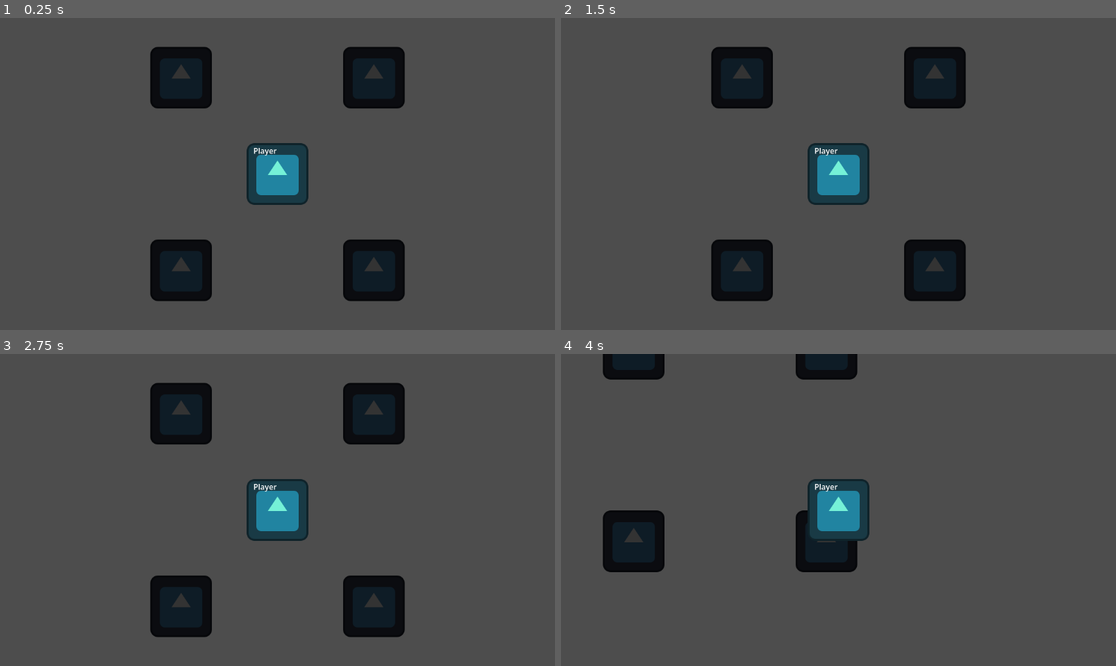
Above: before the commit, frames 1-4 (two rows, left to right).
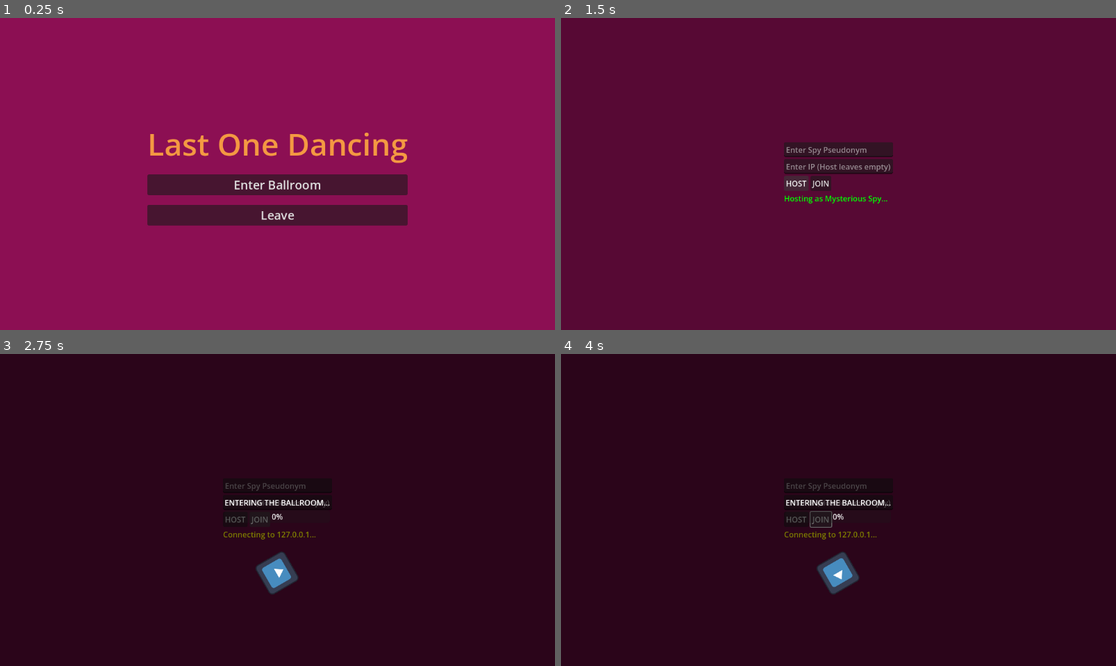
Above: after the commit, the same moments.

Repository: Tijana0/Last-One-Dancing
Game: Godot game, scene res://scenes/main_menu.tscn
The game is run twice, just before and just after one commit, with the same random seed, the same clock (stepped at 60 frames per second) and the same inputs. Before the commit the project starts from res://scenes/network_manager.tscn. The engine's default icon, where the game draws it, is replaced by a stand-in: a white triangle on a blue panel in a dark square.
Inputs (mouse positions are in pixels of both pictures, inside the frame that each line leads up to):
- Up to frame 1 (0.25 s): no input
- Up to frame 2 (1.5 s): click (838, 183) at 0.5 s, where only the run after the commit has a clickable "Enter Ballroom"; click (794, 183) at 1.25 s, where only the run after the commit has a clickable "HOST"
- Up to frame 3 (2.75 s): click (260, 519) at 2 s, where only the run after the commit has a clickable "JOIN"
- Up to frame 4 (4 s): hold Right (ui_right) 2.78-3.53 s; hold Down (ui_down) from 3.53 s (still down)

The runs differ from the first frame. In frame 1, 100% of the frame differs, in the area x 0-100%, y 0-100%; in frame 2, 100%; in frame 3, 100%; in frame 4, 100%.

Commit message:
Organized logic of going from main screen to gamescreen with moving players in 2 different instances

Diff:
--- a/project.godot
+++ b/project.godot
@@ -11,7 +11,7 @@
 [application]
 
 config/name="LastOneDancing"
-run/main_scene="uid://b4cws048csabv"
+run/main_scene="uid://vftrq2gfjw17"
 config/features=PackedStringArray("4.6", "Mobile")
 config/icon="res://icon.svg"
 
--- a/scenes/game_room.tscn
+++ b/scenes/game_room.tscn
@@ -1,7 +1,19 @@
 [gd_scene format=3 uid="uid://c8qj3k4l5m6n7"]
 
+[ext_resource type="Script" uid="uid://cnjiq2f0egggo" path="res://scripts/game_room.gd" id="1_2xdb1"]
 [ext_resource type="PackedScene" uid="uid://ddawre7n71bdm" path="res://scenes/game_manager.tscn" id="1_gm"]
 
-[node name="GameRoom" type="Node2D"]
+[node name="GameRoom" type="Node2D" unique_id=1720131160]
+script = ExtResource("1_2xdb1")
 
-[node name="GameManager" parent="." instance=ExtResource("1_gm")]
+[node name="ColorRect" type="ColorRect" parent="." unique_id=975775729]
+anchors_preset = 15
+anchor_right = 1.0
+anchor_bottom = 1.0
+grow_horizontal = 2
+grow_vertical = 2
+color = Color(0.34, 0.037400004, 0.20382991, 1)
+
+[node name="GameManager" parent="." unique_id=454037030 instance=ExtResource("1_gm")]
+
+[node name="Camera2D" type="Camera2D" parent="." unique_id=1796710325]
--- /dev/null
+++ b/scripts/game_room.gd
@@ -0,0 +1,16 @@
+extends Node2D
+
+var network_manager
+
+func _ready():
+	print("GameRoom scene loaded")
+
+	# Get NetworkManager
+	network_manager = get_node("/root/NetworkManager")
+
+	# Small delay to ensure scene is fully loaded
+	await get_tree().create_timer(0.1).timeout
+
+	# Spawn all connected players
+	print("Calling spawn_all_players...")
+	network_manager.spawn_all_players()
--- a/scripts/lobby_ui.gd
+++ b/scripts/lobby_ui.gd
@@ -11,53 +11,59 @@
 	# Connect UI button signals to logic
 	$CenterContainer/VBoxContainer/HBoxContainer/HostButton.pressed.connect(_on_host_pressed)
 	$CenterContainer/VBoxContainer/HBoxContainer/JoinButton.pressed.connect(_on_join_pressed)
-	#$VBoxContainer/BackButton.pressed.connect(_on_back_pressed)
 	start_button.pressed.connect(_on_start_pressed)
 
-	# Hide the loading screen when the lobby first opens
+	# Hide start button and loading panel initially
+	start_button.visible = false
 	loading_panel.visible = false
+
 	# Listen for signals from Godot's multiplayer system
 	multiplayer.connected_to_server.connect(_on_connected)
 	multiplayer.connection_failed.connect(_on_failed)
 
 func _on_host_pressed():
 	var p_name = name_input.text if name_input.text != "" else "Mysterious Spy"
-	NetworkManager.create_server(p_name) # Person 1's setup
-	status.text = "Hosting..."
+	NetworkManager.create_server(p_name)
+	status.text = "Hosting as " + p_name + "..."
 	status.modulate = Color.GREEN
 
 func _on_join_pressed():
-	var p_name = name_input.text if name_input.text != "" else "Guest"
+	var p_name = name_input.text if name_input.text != "" else "Guest Spy"
 	var ip = ip_input.text if ip_input.text != "" else "127.0.0.1"
-	NetworkManager.join_server(ip, p_name) # Person 1's setup
-	status.text = "Attempting to join..."
+	NetworkManager.join_server(ip, p_name)
+	status.text = "Connecting to " + ip + "..."
 	status.modulate = Color.YELLOW
 	loading_panel.visible = true
 
 func _process(_delta):
 	update_player_list()
-	# Only the host (ID 1) can start, and only if others are present
+	# Only the host can start, and only if at least 2 players
 	if multiplayer.is_server() and NetworkManager.players.size() >= 2:
 		start_button.visible = true
+	else:
+		start_button.visible = false
 
 func update_player_list():
-	var text = "[center][b]Spies in Ballroom:[/b][/center]\n"
+	var text = "[center][b]Spies in Ballroom:[/b][/center]\n\n"
 	for id in NetworkManager.players:
-		text += "- " + NetworkManager.players[id] + "\n"
+		var player_name = NetworkManager.players[id]
+		# Mark the host
+		if id == 1:
+			text += "👑 " + player_name + " [color=yellow](HOST)[/color]\n"
+		else:
+			text += "🎭 " + player_name + "\n"
 	player_list_ui.text = text
 
 func _on_start_pressed():
-	NetworkManager.start_game.rpc() # Synchronize scene change for everyone
+	# Call NetworkManager's start_game RPC
+	NetworkManager.start_game.rpc()
 
 func _on_connected():
-	status.text = "Connected!"
+	status.text = "Connected! Waiting for host to start..."
 	status.modulate = Color.GREEN
 	loading_panel.visible = false
 
 func _on_failed():
-	status.text = "Connection Failed!"
+	status.text = "Connection Failed! Check IP address."
 	status.modulate = Color.RED
 	loading_panel.visible = false
-
-#func _on_back_pressed():
-#	get_tree().change_scene_to_file("res://scenes/main_menu.tscn")
--- a/scripts/managers/game_manager.gd
+++ b/scripts/managers/game_manager.gd
@@ -4,19 +4,31 @@
 var crown_holder_id = -1
 
 func _ready():
+	print("GameManager ready")
+
 	# Only server manages game state
 	if not multiplayer.is_server():
 		return
 
-	# Spawn crown after 2 seconds
+	# Spawn crown after players are spawned
 	await get_tree().create_timer(2.0).timeout
 	spawn_crown()
 
 func spawn_crown():
+	if not multiplayer.is_server():
+		return
+
+	print("Spawning crown...")
 	var crown_scene = load("res://prefabs/crown.tscn")
+
+	if not crown_scene:
+		print("ERROR: Crown scene not found!")
+		return
+
 	var crown = crown_scene.instantiate()
 	crown.position = Vector2(randf_range(-400, 400), randf_range(-300, 300))
 	get_parent().add_child(crown)
+	print("Crown spawned at ", crown.position)
 
 @rpc("any_peer", "call_local")
 func check_win_condition(player_id: int, kills: int):
@@ -25,8 +37,7 @@
 
 @rpc("any_peer", "call_local")
 func announce_winner(player_id: int):
-	var player_name = NetworkManager.players.get(player_id, "Unknown")
+	var network_manager = get_node("/root/NetworkManager")
+	var player_name = network_manager.players.get(player_id, "Unknown")
 	print(player_name, " WINS!")
-	# Restart game after 5 seconds
-	await get_tree().create_timer(5.0).timeout
-	get_tree().reload_current_scene()
+	# TODO: Person 5 will show UI here
--- a/scripts/managers/network_manager.gd
+++ b/scripts/managers/network_manager.gd
@@ -15,8 +15,8 @@
 	multiplayer.connection_failed.connect(_on_connection_failed)
 
 # HOST creates a server
-func create_server(p_name: String):
-	self.player_name = p_name
+func create_server(player_name: String):
+	self.player_name = player_name
 	var peer = ENetMultiplayerPeer.new()
 	peer.create_server(PORT, MAX_PLAYERS)
 	multiplayer.multiplayer_peer = peer
@@ -25,7 +25,8 @@
 	add_player(1, player_name)  # Add host as player
 
 	# Load game scene
-	get_tree().change_scene_to_file("res://scenes/game_room.tscn")
+	#await get_tree().create_timer(0.5).timeout
+	#get_tree().change_scene_to_file("res://scenes/game_room.tscn")
 
 # CLIENT joins a server
 func join_server(ip: String, player_name: String):
@@ -44,6 +45,10 @@
 func _on_player_disconnected(id):
 	print("Player disconnected: ", id)
 	remove_player(id)
+
+	# Remove their player node from game if it exists
+	if get_tree().current_scene and get_tree().current_scene.has_node(str(id)):
+		get_tree().current_scene.get_node(str(id)).queue_free()
 
 # When THIS client connects successfully
 func _on_connected_to_server():
@@ -70,8 +75,8 @@
 	players[id] = pname
 	print("Player added: ", pname, " (", id, ")")
 
-	# If we're in game, spawn player
-	if get_tree().current_scene.name == "GameRoom":
+	# If we're in game room, spawn this player
+	if get_tree().current_scene and get_tree().current_scene.name == "GameRoom":
 		spawn_player(id, pname)
 
 # Remove player
@@ -80,19 +85,47 @@
 		print("Player removed: ", players[id])
 		players.erase(id)
 
-# Spawn player in game (called by add_player)
+# Spawn a single player in the game room
 func spawn_player(id: int, pname: String):
+	# Safety checks
+	if not get_tree().current_scene:
+		print("No current scene!")
+		return
+
+	if get_tree().current_scene.name != "GameRoom":
+		print("Not in game room, skipping spawn for ", pname)
+		return
+
+	# Check if player already exists
+	if get_tree().current_scene.has_node(str(id)):
+		print("Player ", pname, " already spawned")
+		return
+
+	# Load and instantiate player
 	var player_scene = load("res://prefabs/player.tscn")
+	if not player_scene:
+		print("ERROR: Could not load player scene!")
+		return
+
 	var player = player_scene.instantiate()
 	player.name = str(id)  # CRITICAL: name must be the network ID
 	player.player_name = pname
-	player.set_multiplayer_authority(id)  # This player controls this node
+	player.set_multiplayer_authority(id)
 
 	# Random spawn position
 	player.position = Vector2(randf_range(-400, 400), randf_range(-300, 300))
 
-	get_tree().current_scene.add_child(player)
+	print("Spawning player: ", pname, " (ID: ", id, ") at ", player.position)
+	get_tree().current_scene.add_child(player, true)  # true = force readable name
 
-@rpc("any_peer", "call_local", "reliable")
+# Spawn all existing players (called when game room loads)
+func spawn_all_players():
+	print("Spawning all players...")
+	for id in players:
+		spawn_player(id, players[id])
+
+# RPC to start the game (called by host from lobby)
+@rpc("any_peer", "call_local")
 func start_game():
+	print("Starting game for all players...")
 	get_tree().change_scene_to_file("res://scenes/game_room.tscn")
Not shown, added: scripts/game_room.gd.uid
